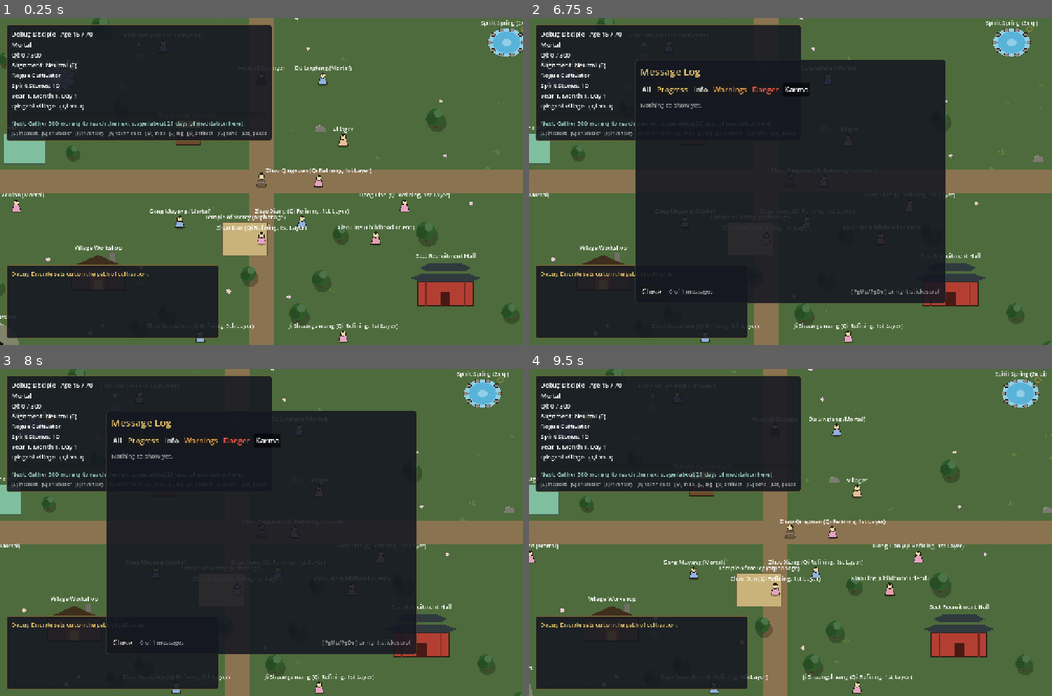
Above: before the commit, frames 1-4 (two rows, left to right).
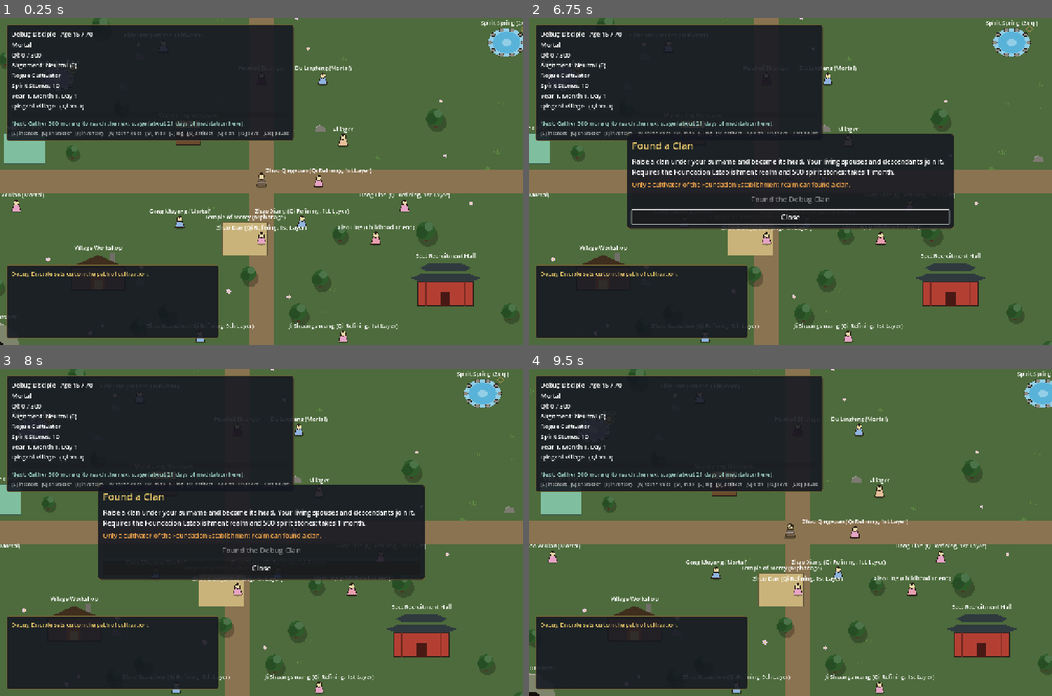
Above: after the commit, the same moments.

Repository: samridghimire/cultivation-game
Game: Godot game, scene res://src/world/world.tscn
Same seed, same stepped clock (60 frames per second), same inputs: the game is played once before the commit and once after it. This scene is started directly instead of the project's main scene.
Inputs (mouse positions are in pixels of both pictures, inside the frame that each line leads up to):
- Up to frame 1 (0.25 s): no input
- Up to frame 2 (6.75 s): tap Enter at 0.5 s; move the mouse to (905, 165) at 0.52 s; hold D (move_right) 0.53-1.25 s; hold E (interact) 0.53-1.25 s; click (905, 165) at 0.67 s; tap L (toggle_message_log) at 0.8 s; drag from (685, 197) to (565, 80) at 1.27 s; click "All" at 2 s; click "Progress" at 2.75 s; click "Info" at 3.5 s; click "Warnings" at 4.25 s; click "Danger" at 5 s; click "Karma" at 5.75 s; tap Space at 6.5 s; move the mouse to (842, 109) at 6.52 s; hold D (move_right) from 6.53 s (still down); hold E (interact) from 6.53 s (still down); tap G (toggle_clan, bound only after the commit) at 6.6 s
- Up to frame 3 (8 s): release D (move_right) at 7.25 s; release E (interact) at 7.25 s; drag from (235, 597) to (481, 395) at 7.27 s
- Up to frame 4 (9.5 s): move the mouse to (947, 581) at 8.02 s; hold A (move_left) 8.03-8.75 s; tap Page Down (scroll_down) at 8.1 s; tap G (toggle_clan, bound only after the commit) at 8.3 s; tap Escape (pause_menu) at 8.65 s; click (790, 489) at 8.75 s, where only the run after the commit has a clickable "Resume"

The runs differ from the first frame. In frame 1, 1.6% of the frame differs, in the area x 41-57%, y 2-38%; in frame 2, 21%, in the area x 18-82%, y 2-88%; in frame 3, 20%; in frame 4, 15%.

Commit message:
[FAM-005b] Clan screen: found, treasury, ranks, recruit (#131)
Integration fixes: clan on R3 and message log on L3 (both previously shared a gamepad button with another screen), plus a test that no two input actions share a binding.

Diff:
--- a/data/help.json
+++ b/data/help.json
@@ -12,6 +12,7 @@
     "toggle_message_log": "Message log",
     "toggle_map": "World map",
     "toggle_artifact": "Creation Artifact",
+    "toggle_clan": "Clan",
     "scroll_up": "Scroll up",
     "scroll_down": "Scroll down",
     "quick_save": "Quick save",
--- a/src/autoload/input_config.gd
+++ b/src/autoload/input_config.gd
@@ -16,6 +16,7 @@
 	"toggle_message_log": [KEY_L],
 	"scroll_up": [KEY_PAGEUP],
 	"scroll_down": [KEY_PAGEDOWN],
+	"toggle_clan": [KEY_G],
 	"quick_save": [KEY_F5],
 	"quick_load": [KEY_F9],
 	"pause_menu": [KEY_ESCAPE],
@@ -32,7 +33,8 @@
 	"toggle_techniques": [JOY_BUTTON_LEFT_SHOULDER],
 	"toggle_artifact": [JOY_BUTTON_RIGHT_SHOULDER],
 	"toggle_map": [JOY_BUTTON_BACK],
-	"toggle_message_log": [JOY_BUTTON_BACK],
+	"toggle_message_log": [JOY_BUTTON_LEFT_STICK],
+	"toggle_clan": [JOY_BUTTON_RIGHT_STICK],
 	"pause_menu": [JOY_BUTTON_START],
 }
 
--- /dev/null
+++ b/src/ui/clan_screen.gd
@@ -0,0 +1,319 @@
+class_name ClanScreen
+extends PanelContainer
+## Modal clan screen (FAM-005b). Without a clan it shows the founding
+## requirements and a "Found the <Surname> Clan" button (Clans.check_found
+## reason when unavailable). With a clan: treasury and deposits, members by
+## rank on the left with rank changes, and people in the current region who
+## could be recruited as retainers. Rules live in Clans / GameState.
+
+signal closed
+
+const DEPOSITS: Array[int] = [10, 100]
+
+var _title: Label
+var _summary: Label
+var _found_box: VBoxContainer
+var _found_info: Label
+var _found_status: Label
+var _found_button: Button
+var _clan_box: HBoxContainer
+var _deposit_box: HBoxContainer
+var _list: VBoxContainer
+var _name: Label
+var _info: Label
+var _status: Label
+var _actions: VBoxContainer
+var _close_button: Button
+## "m:<id>" for a member, "r:<id>" for a recruit candidate, or "".
+var _selected := ""
+
+
+func _init() -> void:
+	add_theme_stylebox_override("panel", UIStyle.panel_style())
+	custom_minimum_size = Vector2(800, 0)
+	visible = false
+	var box := VBoxContainer.new()
+	box.add_theme_constant_override("separation", 10)
+	add_child(box)
+	_title = UIStyle.label("", 24, UIStyle.ACCENT)
+	box.add_child(_title)
+	_summary = _wrapped(UIStyle.label("", 16))
+	box.add_child(_summary)
+
+	_found_box = VBoxContainer.new()
+	_found_box.add_theme_constant_override("separation", 8)
+	box.add_child(_found_box)
+	_found_info = _wrapped(UIStyle.label("", 16))
+	_found_box.add_child(_found_info)
+	_found_status = _wrapped(UIStyle.label("", 15, UIStyle.CATEGORY_COLORS["warning"]))
+	_found_box.add_child(_found_status)
+	_found_button = UIStyle.button("", _found)
+	_found_button.name = "Found"
+	_found_box.add_child(_found_button)
+
+	_deposit_box = HBoxContainer.new()
+	_deposit_box.add_theme_constant_override("separation", 8)
+	box.add_child(_deposit_box)
+	for amount in DEPOSITS:
+		var b := UIStyle.button("Deposit %d" % amount, _deposit.bind(amount))
+		b.name = "Deposit%d" % amount
+		_deposit_box.add_child(b)
+
+	_clan_box = HBoxContainer.new()
+	_clan_box.add_theme_constant_override("separation", 16)
+	box.add_child(_clan_box)
+	var scroll := ScrollContainer.new()
+	scroll.custom_minimum_size = Vector2(320, 340)
+	scroll.horizontal_scroll_mode = ScrollContainer.SCROLL_MODE_DISABLED
+	_clan_box.add_child(scroll)
+	_list = VBoxContainer.new()
+	_list.size_flags_horizontal = Control.SIZE_EXPAND_FILL
+	scroll.add_child(_list)
+	var details := VBoxContainer.new()
+	details.custom_minimum_size = Vector2(440, 0)
+	details.add_theme_constant_override("separation", 8)
+	_clan_box.add_child(details)
+	_name = UIStyle.label("", 20, UIStyle.ACCENT)
+	details.add_child(_name)
+	_info = _wrapped(UIStyle.label("", 15, Color(0.75, 0.75, 0.75)))
+	details.add_child(_info)
+	_status = _wrapped(UIStyle.label("", 15, UIStyle.CATEGORY_COLORS["warning"]))
+	details.add_child(_status)
+	_actions = VBoxContainer.new()
+	_actions.add_theme_constant_override("separation", 6)
+	details.add_child(_actions)
+
+	_close_button = UIStyle.button("Close", close)
+	box.add_child(_close_button)
+	EventBus.player_changed.connect(func(): if visible: _rebuild())
+
+
+func _wrapped(l: Label) -> Label:
+	l.autowrap_mode = TextServer.AUTOWRAP_WORD_SMART
+	return l
+
+
+func _unhandled_input(event: InputEvent) -> void:
+	if visible and event.is_action_pressed("ui_cancel"):
+		get_viewport().set_input_as_handled()
+		close()
+
+
+func open() -> void:
+	_selected = ""
+	_rebuild()
+	visible = true
+	_focus_default.call_deferred()
+
+
+func close() -> void:
+	if not visible:
+		return
+	visible = false
+	closed.emit()
+
+
+## "Requires Foundation Establishment and 500 spirit stones; takes 1 month."
+static func founding_text(data: GameData) -> String:
+	var r := Clans.rules(data)
+	var realm: RealmDef = data.realms[maxi(data.realm_index_of(String(r.get("min_realm", "mortal"))), 0)]
+	return "Raise a clan under your surname and become its head. Your living spouses and descendants join it.\nRequires the %s realm and %d spirit stones; takes %s." % [
+		realm.name, int(r.get("found_cost", 0)), Calendar.format_duration(int(r.get("found_days", 0)))]
+
+
+## Member ids of `clan`, the head first, then by rank (highest first) and name.
+static func sorted_members(clan: ClanData, people: Dictionary, data: GameData) -> Array[String]:
+	var order := Clans.ranks(data)
+	var out: Array[String] = []
+	for member_id in clan.members:
+		out.append(String(member_id))
+	out.sort_custom(func(a: String, b: String) -> bool:
+		var ra := order.find(String(clan.members[a]))
+		var rb := order.find(String(clan.members[b]))
+		if ra != rb:
+			return ra < rb
+		return _person_name(a, people).naturalnocasecmp_to(_person_name(b, people)) < 0)
+	return out
+
+
+## Living people in `region_id` who are not yet members of `clan`.
+static func recruit_candidates(clan: ClanData, people: Dictionary, data: GameData, region_id: String) -> Array[CharacterData]:
+	var out: Array[CharacterData] = []
+	for c in Npcs.in_region(people, data, region_id):
+		if not clan.members.has(c.id):
+			out.append(c)
+	out.sort_custom(func(a: CharacterData, b: CharacterData) -> bool: return a.name.naturalnocasecmp_to(b.name) < 0)
+	return out
+
+
+static func _person_name(id: String, people: Dictionary) -> String:
+	var c: CharacterData = people.get(id)
+	return c.name if c != null else id
+
+
+func _person(id: String) -> CharacterData:
+	return GameState.player if id == GameState.player.id else GameState.npcs.get(id)
+
+
+func _rebuild() -> void:
+	var p := GameState.player
+	var data := GameState.data
+	var clan: ClanData = GameState.clan
+	for child in _list.get_children():
+		_list.remove_child(child)
+		child.queue_free()
+	_found_box.visible = clan == null
+	_clan_box.visible = clan != null
+	_deposit_box.visible = clan != null
+	if clan == null:
+		_title.text = "Found a Clan"
+		_summary.text = ""
+		_summary.visible = false
+		_found_info.text = founding_text(data)
+		var reason := Clans.check_found(p, clan, data)
+		_found_status.text = reason
+		_found_status.visible = reason != ""
+		_found_button.text = "Found the %s" % Clans.clan_name(p, data)
+		_found_button.disabled = reason != ""
+		return
+	_title.text = clan.name
+	_summary.visible = true
+	_summary.text = "Founded %s   |   %d members   |   Treasury: %d spirit stones   (you carry %d)" % [
+		Calendar.format_date(clan.founded_day), clan.members.size(), clan.treasury, p.item_count("spirit_stone")]
+	for b: Button in _deposit_box.get_children():
+		b.disabled = p.item_count("spirit_stone") < int(String(b.name).trim_prefix("Deposit"))
+
+	var keys: Array[String] = []
+	_list.add_child(UIStyle.label("Members", 16, Color(0.75, 0.75, 0.75)))
+	var people := GameState.npcs.duplicate()
+	people[p.id] = p
+	for member_id in sorted_members(clan, people, data):
+		var member := _person(member_id)
+		var label := "%s  -  %s" % [_person_name(member_id, people), Clans.rank_name(data, String(clan.members[member_id]), member.gender if member != null else "")]
+		keys.append("m:" + member_id)
+		_list.add_child(_entry(label, "m:" + member_id, false))
+	var candidates := recruit_candidates(clan, GameState.npcs, data, GameState.current_region)
+	_list.add_child(UIStyle.label("Recruit in %s" % Exploration.region_name(data, GameState.current_region), 16, Color(0.75, 0.75, 0.75)))
+	if candidates.is_empty():
+		_list.add_child(UIStyle.label("No one here to recruit.", 15, Color(0.6, 0.6, 0.6)))
+	for c in candidates:
+		var reason := Clans.check_recruit(p, clan, c, int(GameState.npc_favor.get(c.id, 0)), data)
+		keys.append("r:" + c.id)
+		_list.add_child(_entry(c.name, "r:" + c.id, reason != ""))
+	if not keys.has(_selected):
+		_selected = keys[0] if not keys.is_empty() else ""
+	for b in _list.get_children():
+		if b is Button:
+			b.set_pressed_no_signal(b.name == _key_name(_selected))
+	_show_details()
+
+
+## Node names cannot contain ':', so list buttons use "m_<id>" / "r_<id>".
+static func _key_name(key: String) -> String:
+	return key.replace(":", "_")
+
+
+func _entry(label: String, key: String, dim: bool) -> Button:
+	var b := UIStyle.button(label, _select.bind(key))
+	b.name = _key_name(key)
+	b.alignment = HORIZONTAL_ALIGNMENT_LEFT
+	b.toggle_mode = true
+	b.focus_entered.connect(_select.bind(key))
+	if dim:
+		b.modulate = Color(1, 1, 1, 0.6)
+	return b
+
+
+func _select(key: String) -> void:
+	if key == _selected:
+		return
+	_selected = key
+	for b in _list.get_children():
+		if b is Button:
+			b.set_pressed_no_signal(b.name == _key_name(key))
+	_show_details()
+
+
+func _show_details() -> void:
+	var p := GameState.player
+	var data := GameState.data
+	var clan: ClanData = GameState.clan
+	for child in _actions.get_children():
+		_actions.remove_child(child)
+		child.queue_free()
+	var id := _selected.substr(2)
+	var person := _person(id) if _selected != "" else null
+	for c in [_name, _info, _status]:
+		c.visible = person != null
+	if person == null or clan == null:
+		return
+	_name.text = person.name
+	var lines: PackedStringArray = []
+	if person == p:
+		lines.append("You, %s" % Cultivation.realm_label(p, data))
+	else:
+		lines.append(Npcs.describe(person, data))
+		lines.append("Favor: %d" % int(GameState.npc_favor.get(id, 0)))
+	_status.text = ""
+	if _selected.begins_with("m:"):
+		lines.insert(0, "Rank: %s" % Clans.rank_name(data, String(clan.members[id]), person.gender))
+		_info.text = "\n".join(lines)
+		if id == clan.head:
+			_status.text = "The head of the clan."
+			return
+		var reasons: PackedStringArray = []
+		for rank_id in Clans.ranks(data):
+			if rank_id == Clans.head_rank(data) or rank_id == String(clan.members[id]):
+				continue
+			var reason := Clans.check_promote(clan, person, rank_id, data)
+			var b := UIStyle.button("Make %s" % Clans.rank_name(data, rank_id, person.gender), _set_rank.bind(id, rank_id))
+			b.disabled = reason != ""
+			_actions.add_child(b)
+			if reason != "":
+				reasons.append(reason)
+		_status.text = "\n".join(reasons)
+	else:
+		_info.text = "\n".join(lines)
+		var reason := Clans.check_recruit(p, clan, person, int(GameState.npc_favor.get(id, 0)), data)
+		_status.text = reason
+		var b := UIStyle.button("Recruit as retainer (%d stones)" % int(Clans.rules(data).get("recruit_cost", 0)), _recruit.bind(id))
+		b.name = "Recruit"
+		b.disabled = reason != ""
+		_actions.add_child(b)
+	_status.visible = _status.text != ""
+
+
+func _found() -> void:
+	GameState.found_clan()
+	_focus_default.call_deferred()
+
+
+func _deposit(amount: int) -> void:
+	GameState.deposit_to_clan(amount)
+	_focus_default.call_deferred()
+
+
+func _set_rank(member_id: String, rank_id: String) -> void:
+	GameState.set_clan_rank(member_id, rank_id)
+	_focus_default.call_deferred()
+
+
+func _recruit(npc_id: String) -> void:
+	GameState.recruit_to_clan(npc_id)
+	_focus_default.call_deferred()
+
+
+func _focus_default() -> void:
+	if not visible:
+		return
+	if GameState.clan == null:
+		if not _found_button.disabled:
+			_found_button.grab_focus()
+		else:
+			_close_button.grab_focus()
+		return
+	var b := _list.get_node_or_null(NodePath(_key_name(_selected))) as Button
+	if b != null:
+		b.grab_focus()
+	else:
+		_close_button.grab_focus()
--- a/src/ui/hud.gd
+++ b/src/ui/hud.gd
@@ -52,6 +52,7 @@
 	_add_screen("toggle_artifact", ArtifactScreen.new())
 	_add_screen("toggle_map", WorldMapScreen.new())
 	_add_screen("toggle_message_log", MessageLogScreen.new())
+	_add_screen("toggle_clan", ClanScreen.new())
 	_crafting = CraftingScreen.new()
 	_crafting.closed.connect(_update_modal)
 	add_child(UIStyle.centered(_crafting))
@@ -197,7 +198,7 @@
 	_hint.autowrap_mode = TextServer.AUTOWRAP_WORD_SMART
 	_hint.custom_minimum_size = Vector2(316, 0)
 	box.add_child(_hint)
-	box.add_child(UIStyle.label("[E] interact   [C] character   [I] inventory   [K] techniques   [M] map   [L] log   [O] artifact   [F5] save   [Esc] pause", 12, Color(0.7, 0.7, 0.7)))
+	box.add_child(UIStyle.label("[E] interact   [C] character   [I] inventory   [K] techniques   [M] map   [L] log   [O] artifact   [G] clan   [F5] save   [Esc] pause", 12, Color(0.7, 0.7, 0.7)))
 	add_child(panel)
 
 
--- /dev/null
+++ b/tests/unit/test_clan_screen.gd
@@ -0,0 +1,135 @@
+extends TestCase
+## FAM-005b: the clan screen (found a clan, deposit, ranks, recruit).
+
+
+func _root() -> Node:
+	return (Engine.get_main_loop() as SceneTree).root
+
+
+func _founder() -> CharacterData:
+	var c := new_character()
+	c.gender = "male"
+	c.surname = "Lin"
+	c.realm_index = data().realm_index_of("foundation_establishment")
+	c.inventory = {"spirit_stone": 1000}
+	c.abode = "waterfall_cave"  # a clan needs a seat (FAM-005c)
+	return c
+
+
+func _buttons(screen: Control) -> Array:
+	return screen.find_children("*", "Button", true, false)
+
+
+func _button(screen: Control, text_prefix: String) -> Button:
+	for b: Button in _buttons(screen):
+		if b.text.begins_with(text_prefix):
+			return b
+	return null
+
+
+func test_founding_text_names_realm_cost_and_time() -> void:
+	var text := ClanScreen.founding_text(data())
+	var r := Clans.rules(data())
+	assert_true(text.contains(data().realms[data().realm_index_of(String(r["min_realm"]))].name), text)
+	assert_true(text.contains("%d spirit stones" % int(r["found_cost"])), text)
+
+
+func test_found_button_disabled_with_reason_then_founds() -> void:
+	var gs := _root().get_node("GameState")
+	var weak := _founder()
+	weak.realm_index = 1
+	gs.start_session(weak)
+	var screen := ClanScreen.new()
+	screen._rebuild()
+	assert_true(screen._found_button.disabled)
+	assert_true(screen._found_status.text.contains("realm"), screen._found_status.text)
+	gs.start_session(_founder())
+	screen._rebuild()
+	assert_false(screen._found_button.disabled)
+	assert_eq(screen._found_button.text, "Found the Lin Clan")
+	screen._found()
+	assert_true(gs.clan != null, "clan founded")
+	screen._rebuild()
+	assert_false(screen._found_box.visible)
+	assert_eq(screen._title.text, "Lin Clan")
+	assert_eq(screen._selected, "m:" + gs.player.id, "the head is listed first")
+	screen.free()
+
+
+func test_deposit_moves_stones_into_treasury() -> void:
+	var gs := _root().get_node("GameState")
+	gs.start_session(_founder())
+	gs.found_clan()
+	var carried: int = gs.player.item_count("spirit_stone")
+	var screen := ClanScreen.new()
+	screen._rebuild()
+	screen._deposit(100)
+	assert_eq(gs.clan.treasury, 100)
+	assert_eq(gs.player.item_count("spirit_stone"), carried - 100)
+	screen.free()
+
+
+func test_members_sorted_by_rank_and_rank_change() -> void:
+	var gs := _root().get_node("GameState")
+	gs.start_session(_founder())
+	gs.found_clan()
+	var wife := new_character(7)
+	wife.id = "gen_test_wife"
+	wife.name = "Su Mei"
+	wife.gender = "female"
+	wife.age_days = 20 * Calendar.DAYS_PER_YEAR
+	wife.realm_index = data().realm_index_of("foundation_establishment")
+	gs.npcs[wife.id] = wife
+	gs.clan.members[wife.id] = "core"
+	var people: Dictionary = gs.npcs.duplicate()
+	people[gs.player.id] = gs.player
+	var order := ClanScreen.sorted_members(gs.clan, people, data())
+	assert_eq(order, [gs.player.id, wife.id] as Array[String])
+	var screen := ClanScreen.new()
+	screen._rebuild()
+	screen._select("m:" + wife.id)
+	var make_elder := _button(screen, "Make Elder")
+	assert_true(make_elder != null, "rank buttons for a member")
+	assert_false(make_elder.disabled)
+	make_elder.pressed.emit()
+	assert_eq(String(gs.clan.members[wife.id]), "elder")
+	screen.free()
+
+
+func test_recruit_candidates_show_reason_and_recruit() -> void:
+	var gs := _root().get_node("GameState")
+	gs.start_session(_founder())
+	gs.found_clan()
+	var screen := ClanScreen.new()
+	var candidates := ClanScreen.recruit_candidates(gs.clan, gs.npcs, data(), gs.current_region)
+	var adult: CharacterData = null
+	for c: CharacterData in candidates:
+		assert_false(gs.clan.members.has(c.id))
+		if adult == null and c.age_years() >= int(data().family.get("adult_age", 16)):
+			adult = c
+	assert_true(adult != null, "someone to recruit in the start region")
+	gs.npc_favor[adult.id] = 0
+	screen._rebuild()
+	screen._select("r:" + adult.id)
+	var recruit := _button(screen, "Recruit")
+	assert_true(recruit.disabled)
+	assert_true(screen._status.text.contains("trust"), screen._status.text)
+	gs.npc_favor[adult.id] = 100
+	screen._rebuild()
+	screen._select("m:" + gs.player.id)
+	screen._select("r:" + adult.id)
+	recruit = _button(screen, "Recruit")
+	assert_false(recruit.disabled)
+	recruit.pressed.emit()
+	assert_true(gs.clan.members.has(adult.id), "recruited")
+	screen.free()
+
+
+func test_hud_registers_clan_screen_on_its_action() -> void:
+	assert_true(InputMap.has_action("toggle_clan"))
+	var hud: Node = load("res://src/ui/hud.tscn").instantiate()
+	var gs := _root().get_node("GameState")
+	gs.start_session(_founder())
+	_root().add_child(hud)
+	assert_true(hud._screens.get("toggle_clan") is ClanScreen)
+	hud.free()
--- a/tests/unit/test_help_screen.gd
+++ b/tests/unit/test_help_screen.gd
@@ -37,6 +37,18 @@
 		assert_true(names.has(action), "help.json action_names is missing '%s'" % action)
 
 
+func test_no_two_actions_share_a_key_or_button() -> void:
+	# The HUD opens the first screen whose action matches, so a shared binding
+	# makes the later screen unreachable.
+	var input_config := _root().get_node("InputConfig")
+	for table: Dictionary in [input_config.KEYS, input_config.JOY_BUTTONS]:
+		var owner := {}
+		for action: String in table:
+			for code in table[action]:
+				assert_false(owner.has(code), "'%s' and '%s' share binding %s" % [owner.get(code, ""), action, code])
+				owner[code] = action
+
+
 func test_screen_shows_controls_then_pages() -> void:
 	var screen := HelpScreen.new()
 	_root().add_child(screen)
Not shown, added: src/ui/clan_screen.gd.uid
Not shown, added: tests/unit/test_clan_screen.gd.uid
Not shown, changed: docs/BACKLOG.md
Not shown, changed: docs/CHANGELOG.md
Not shown, changed: docs/DESIGN.md
